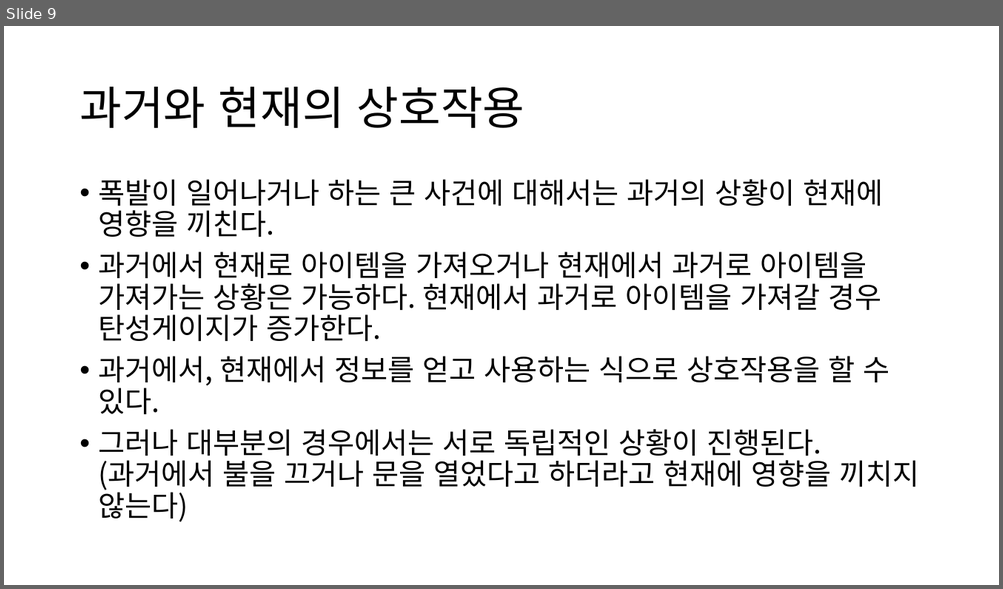
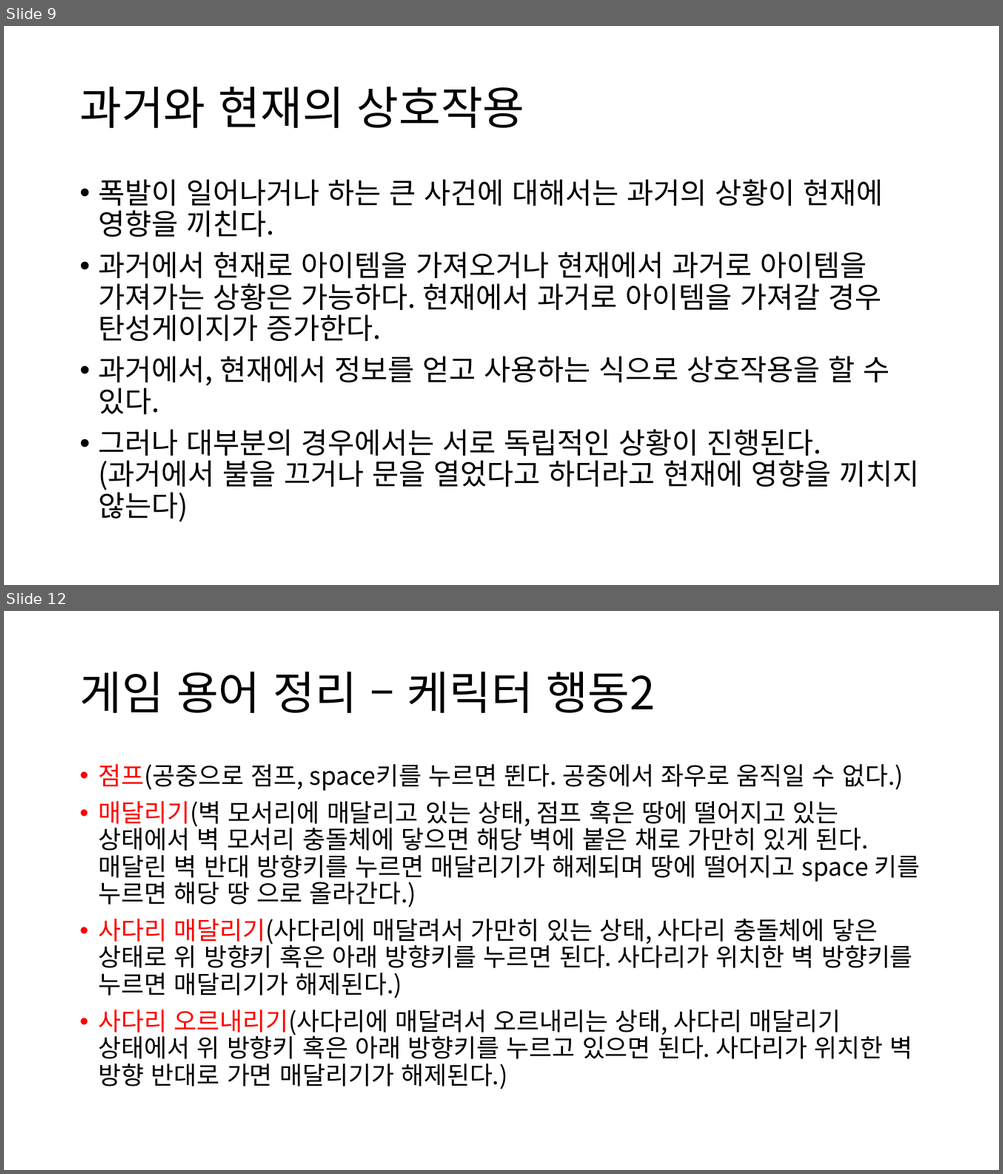
Before and after one commit to JSungMin/MomentFlow05, a slide deck: Documents/기획/시스템기획/게임플레이기획_시스템.pptx. Shown one above the other, each under a label of ours: slide 9 before the commit, slides 9 and 12 after it; the slides between them are not shown. The pictures are 1003x589 and 1003x1174 pixels, drawn with LibreOffice and Linux fonts; fonts in the diff are those of the drawing. Boxes give left, top, right and bottom in pixels: in the first picture for what was removed or moved away, otherwise in the second. Text is boxed around its words. In the diff, an @@ line names an element or a change of style, - is before the commit and + after.

```diff
--- a/Documents/기획/시스템기획/게임플레이기획_시스템.pptx
+++ b/Documents/기획/시스템기획/게임플레이기획_시스템.pptx
@@ slide 12 added at [4,611,999,1170], background #FFFFFF @@
@@ title added at [79,672,655,713], 44 pt, text #000000 @@
+게임 용어 정리 – 케릭터 행동2
@@ text added at [99,764,919,1090], 24 pt, text #000000 @@
+• 점프(공중으로 점프, space키를 누르면 뛴다. 공중에서 좌우로 움직일 수 없다.)
+• 매달리기(벽 모서리에 매달리고 있는 상태, 점프 혹은 땅에 떨어지고 있는 상태에서 벽 모서리 충돌체에 닿으면 해당 벽에 붙은 채로 가만히 있게 된다. 매달린 벽 반대 방향키를 누르면 매달리기가 해제되며 땅에 떨어지고 space 키를 누르면 해당 땅 으로 올라간다.)
+• 사다리 매달리기(사다리에 매달려서 가만히 있는 상태, 사다리 충돌체에 닿은 상태로 위 방향키 혹은 아래 방향키를 누르면 된다. 사다리가 위치한 벽 방향키를 누르면 매달리기가 해제된다.)
+• 사다리 오르내리기(사다리에 매달려서 오르내리는 상태, 사다리 매달리기 상태에서 위 방향키 혹은 아래 방향키를 누르고 있으면 된다. 사다리가 위치한 벽 방향 반대로 가면 매달리기가 해제된다.)
```
Also in this commit, not shown: 2 slides changed, 1 other slide added, 40 other files.
